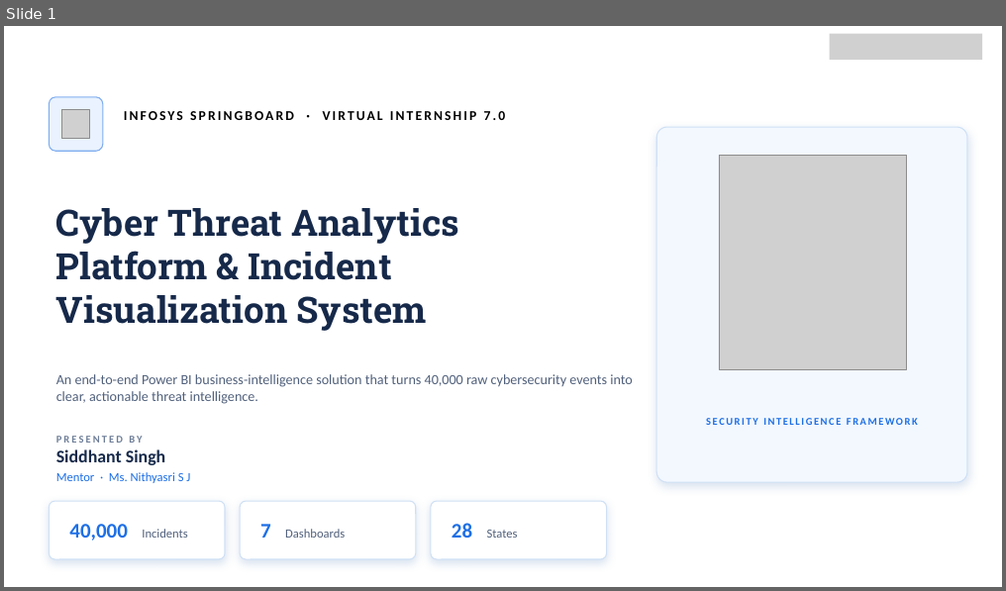
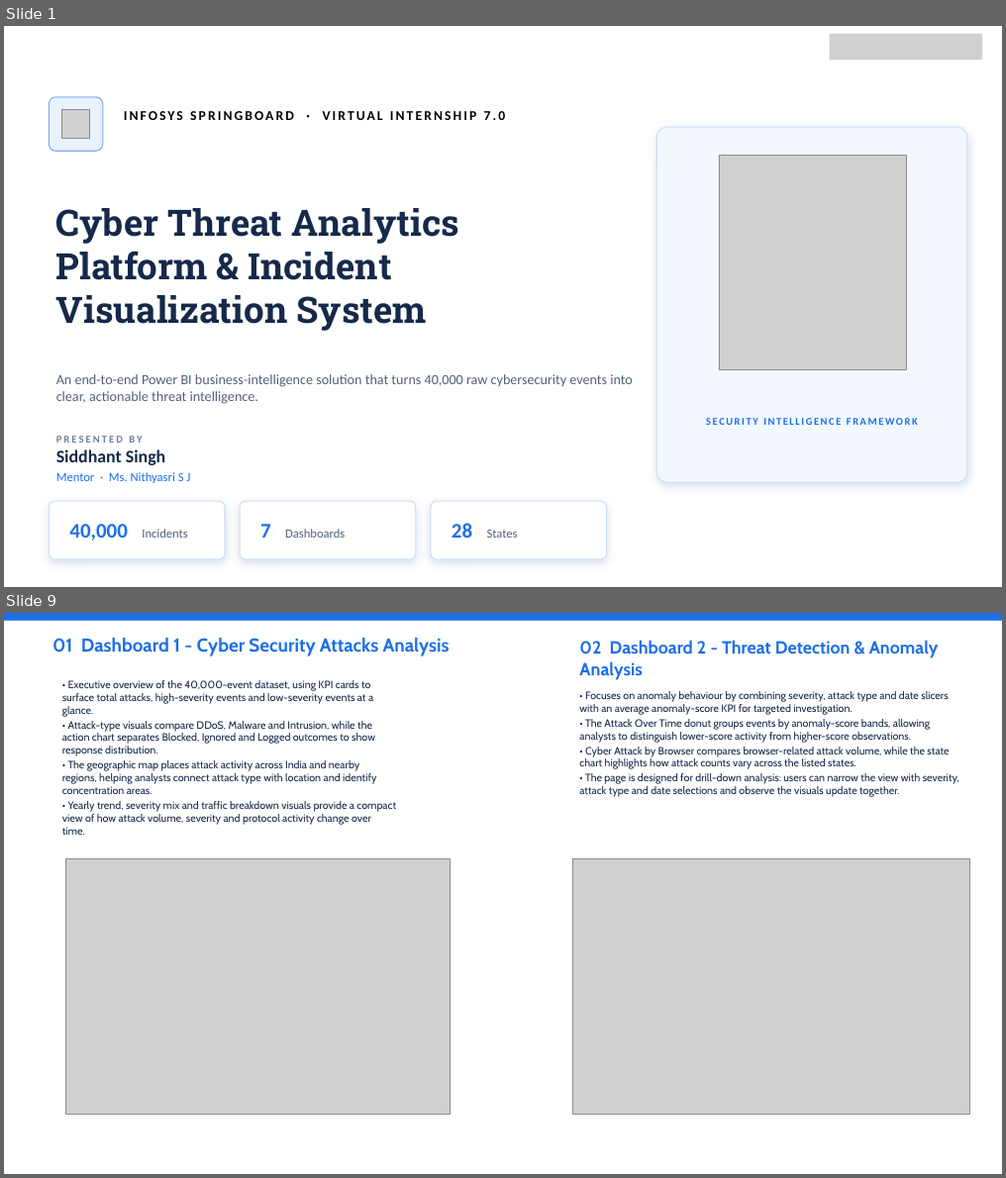
Before and after one commit to priyamsinha23/Infosys-Springboard-Virtual-Internship-7.0-Batch-1-Team-C, a slide deck: Team_Members_PPT/Siddhant.pptx. Shown one above the other, each under a label of ours: slide 1 before the commit, slides 1 and 9 after it; the slides between them are not shown. The pictures are 1006x591 and 1006x1178 pixels, drawn with LibreOffice and Linux fonts; fonts in the diff are those of the drawing; grey boxes stand for pictures; background and template pictures are left out. Boxes give left, top, right and bottom in pixels: in the first picture for what was removed or moved away, otherwise in the second. Text is boxed around its words. In the diff, an @@ line names an element or a change of style, - is before the commit and + after.

```diff
--- a/Team_Members_PPT/Siddhant.pptx
+++ b/Team_Members_PPT/Siddhant.pptx
@@ slide 9 added at [4,613,1002,1174], background #FFFFFF @@
@@ rectangle added at [4,613,1002,621], fill #1D6FE6 @@
@@ text added at [53,638,450,657], 18 pt, text #1D6FE6, bold @@
+01 Dashboard 1 - Cyber Security Attacks Analysis
@@ text added at [579,640,939,680], 17 pt, text #1D6FE6, bold @@
+02 Dashboard 2 - Threat Detection & Anomaly Analysis
@@ text added at [62,680,396,835], 10.2 pt, text #16294A @@
+• Executive overview of the 40,000-event dataset, using KPI cards to surface total attacks, high-severity events and low-severity events at a glance.
+• Attack-type visuals compare DDoS, Malware and Intrusion, while the action chart separates Blocked, Ignored and Logged outcomes to show response distribution.
+• The geographic map places attack activity across India and nearby regions, helping analysts connect attack type with location and identify concentration areas.
+• Yearly trend, severity mix and traffic breakdown visuals provide a compact view of how attack volume, severity and protocol activity change over time.
@@ text added at [579,691,959,797], 10.2 pt, text #16294A @@
+• Focuses on anomaly behaviour by combining severity, attack type and date slicers with an average anomaly-score KPI for targeted investigation.
+• The Attack Over Time donut groups events by anomaly-score bands, allowing analysts to distinguish lower-score activity from higher-score observations.
+• Cyber Attack by Browser compares browser-related attack volume, while the state chart highlights how attack counts vary across the listed states.
+• The page is designed for drill-down analysis: users can narrow the view with severity, attack type and date selections and observe the visuals update together.
@@ picture added at [65,859,450,1115] @@
@@ picture added at [572,859,969,1115] @@
```
Also in this commit, not shown: 7 slides changed, 8 other slides added, 3 slides removed, 1 other file.
